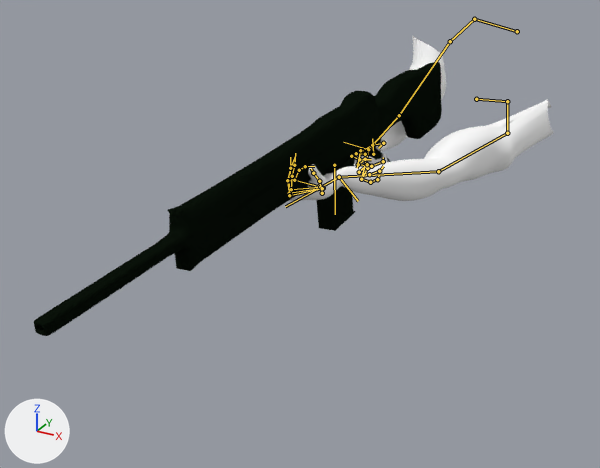
Two versions of the Blender file Assets/Models/Weapons/MachineGun/Hands/MachineGunModel.blend, one commit apart.
Camera for both pictures: a 50 mm lens placed at (5.33, -19.28, 18.06), pointed at (-2.65, -4.78, 10.81). Lighting does not change. The marker at lower left points along +X, +Y and +Z. Both versions are drawn at frame 0 of the action 'MGIdle'; the numbers are the values there. The bones that bend it are drawn over the model as lines.

In view in the first picture: 'HumanModel:Body', 'MachineGun'.
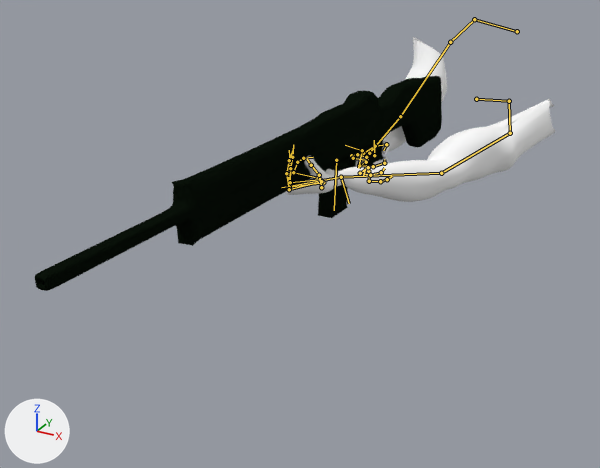
Pixel boxes (x1, y1, x2, y2) of what changed, in the pictures (600 x 468 px):
'MachineGun', posed (21% shorter): before (34, 62, 442, 336); after (35, 76, 442, 291)
'HumanModel:Body', posed: before (289, 36, 553, 201); after (285, 37, 555, 202)
'MachineGun.001', now drawn (black): after (318, 157, 350, 218)
bone 'forearm.R.001', root to tip: before (368, 149) to (343, 142); after (369, 153) to (345, 145)
bone 'palm_pinky.R', root to tip: before (367, 168) to (361, 179); after (368, 171) to (369, 181)
bone 'f_pinky.01.R', root to tip: before (361, 179) to (370, 182); after (369, 181) to (380, 181)
bone 'f_pinky.02.R', root to tip: before (370, 182) to (377, 179); after (380, 181) to (387, 179)
bone 'f_pinky.03.R', root to tip: before (377, 179) to (379, 175); after (387, 179) to (392, 176)
bone 'thumb.01.R', root to tip: before (362, 150) to (372, 145); after (363, 153) to (375, 146)
bone 'thumb.02.R', root to tip: before (372, 145) to (383, 143); after (375, 146) to (386, 144)
bone 'thumb.03.R', root to tip: before (383, 143) to (378, 148); after (386, 144) to (383, 150)
bone 'f_index.01.R', root to tip: before (356, 153) to (351, 156); after (357, 154) to (351, 155)
bone 'f_index.02.R', root to tip: before (351, 156) to (359, 159); after (351, 155) to (353, 158)
bone 'forearm.L.001', root to tip: before (339, 177) to (358, 201); after (341, 177) to (349, 203)
bone 'palm_pinky.L', root to tip: before (319, 186) to (294, 180); after (318, 178) to (293, 172)
bone 'palm_index.L', root to tip: before (323, 188) to (289, 193); after (323, 182) to (289, 187)
bone 'palm_ring.L', root to tip: before (320, 187) to (291, 189); after (320, 179) to (290, 182)
bone 'palm_middle.L', root to tip: before (322, 188) to (289, 195); after (321, 181) to (289, 189)
bone 'thumb.01.L', root to tip: before (322, 193) to (319, 181); after (321, 187) to (319, 175)

The change in detail:
Bone 'forearm.R.001' (bone_forearm_r_001) moves from (2.29, -0.39, -1.01) to (2.21, -0.5, -1.05).
Bone 'forearm.R.001' (bone_forearm_r_001) turns from (14, 31, 50) to (14, 35, 50) degrees about its own x, y and z.
Bone 'palm_pinky.R' (bone_palm_pinky_r) turns from (-2, -1, -18) to (16, -3, -18) degrees about its own x, y and z.
Bone 'f_pinky.01.R' (bone_f_pinky_01_r) turns from (53, 0, 0) to (69, 0, 0) degrees about its own x, y and z.
Bone 'f_pinky.02.R' (bone_f_pinky_02_r) turns from (0, 0, 0) to (-52, 0, 0) degrees about its own x, y and z.
Bone 'f_pinky.03.R' (bone_f_pinky_03_r) turns from (0, 0, 0) to (17, 0, 0) degrees about its own x, y and z.
Bone 'thumb.01.R' (bone_thumb_01_r) turns from (7, 0, -24) to (7, 0, -38) degrees about its own x, y and z.
Bone 'thumb.02.R' (bone_thumb_02_r) turns from (8, 0, 0) to (15, -6, 12) degrees about its own x, y and z.
Bone 'thumb.03.R' (bone_thumb_03_r) turns from (9, 0, 60) to (22, -56, 47) degrees about its own x, y and z.
Bone 'f_index.01.R' (bone_f_index_01_r) turns from (-8, 0, 9) to (-19, 0, 10) degrees about its own x, y and z.
Bone 'f_index.02.R' (bone_f_index_02_r) turns from (51, 0, 0) to (42, 0, 0) degrees about its own x, y and z.
Bone 'forearm.L.001' (bone_forearm_l_001) moves from (-6.68, -1.63, 2.3) to (-6.66, -1.64, 2.2).
Bone 'forearm.L.001' (bone_forearm_l_001) turns from (-18, 7, -123) to (-17, 6, -145) degrees about its own x, y and z.
Bone 'palm_pinky.L' (bone_palm_pinky_l) turns from (50, 0, 7) to (25, 10, 6) degrees about its own x, y and z.
Bone 'palm_index.L' (bone_palm_index_l) turns from (30, -14, 5) to (14, 7, 6) degrees about its own x, y and z.
Bone 'palm_ring.L' (bone_palm_ring_l) turns from (34, -3, 3) to (13, 12, 8) degrees about its own x, y and z.
Bone 'palm_middle.L' (bone_palm_middle_l) turns from (24, -2, 0) to (4, 15, 5) degrees about its own x, y and z.
Bone 'thumb.01.L' (bone_thumb_01_l) turns from (-2, 0, 44) to (19, 0, 30) degrees about its own x, y and z.
